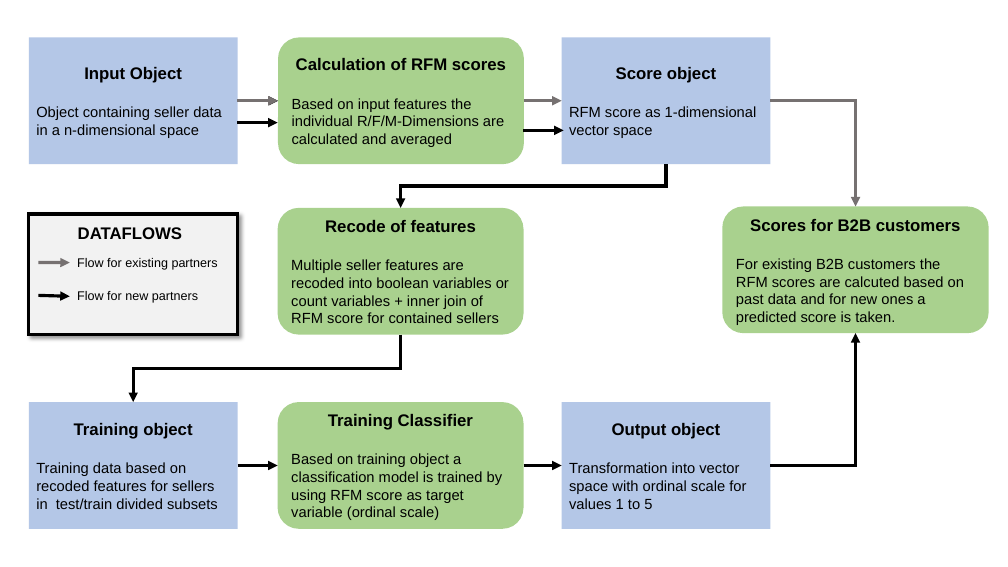
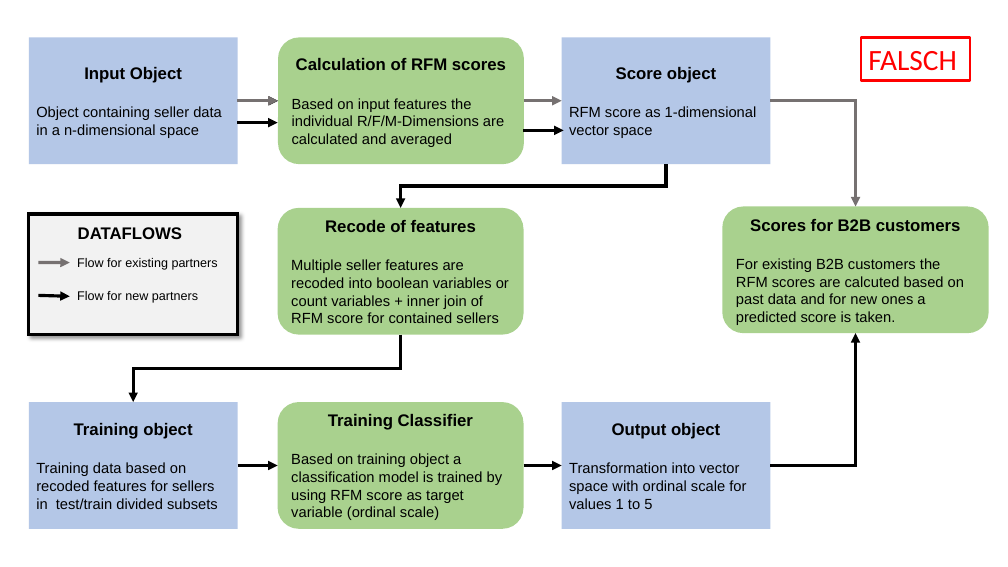
Before and after one commit to jq88712/pykurs2, a slide deck: slide 4 of literature/DAG_Bricks.pptx (slide 2 before the commit). Drawn at 1008x567 pixels with LibreOffice and Linux fonts; fonts in the diff are those of the drawing. Boxes give left, top, right and bottom in pixels: in the first picture for what was removed or moved away, otherwise in the second. Text is boxed around its words. In the diff, an @@ line names an element or a change of style, - is before the commit and + after.

```diff
--- a/literature/DAG_Bricks.pptx
+++ b/literature/DAG_Bricks.pptx
@@ rectangle added at (861,38,971,81), outline #FF0000 2.25 pt, 28 pt, text #FF0000 @@
+FALSCH
```
Also in this commit, not shown: 1 slide added, 11 other files.
